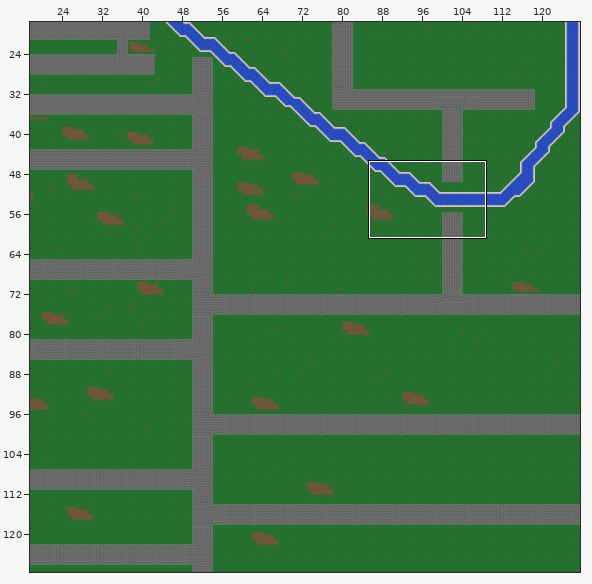
Tiled map, stored at Tiled/EssenMap.tmx. Above: a wide view before the commit, with the close-up outlined.
Close-up. Old version:
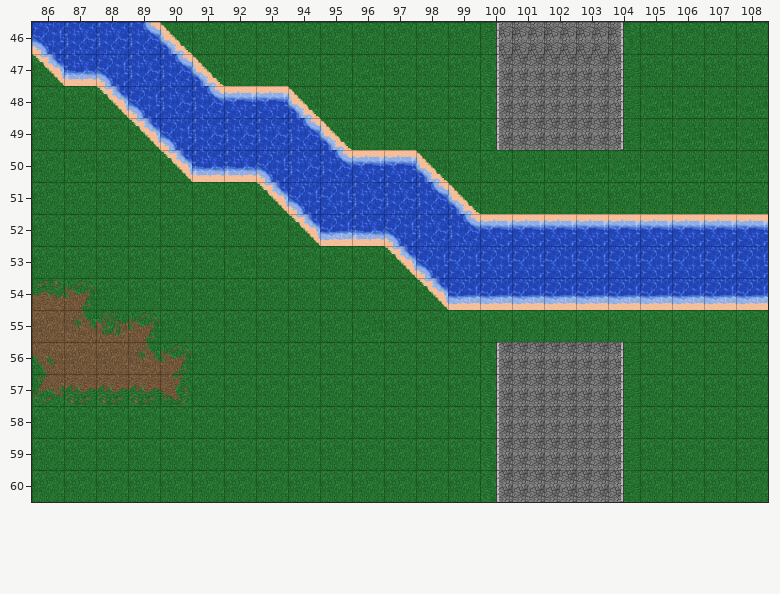
Cells are 64x64 px. Shown: x 86..108, y 46..60. The commit also changed other parts of the map, which this record leaves out.
The result:
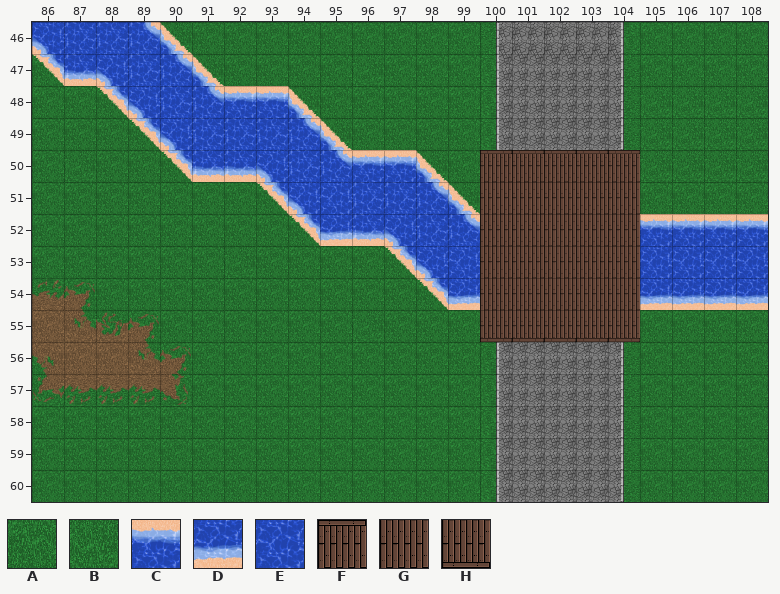
Key: from "Outdoors": A 2, B 2 turned 180, C 56 turned 180, D 57 turned 180, E 66 turned 180, F 69 turned 90, G 70 turned 90, H 71 turned 90.
_ is an empty cell.
Edits made:
Layer "Background":
Tile A gives way to tile F in row 50 at x 100.
Tile B gives way to tile F in row 50 at x 101 to 104.
Tile A gives way to tile G in row 51 at x 100 to 104.
Tile C gives way to tile G in row 52 at x 100 to 104.
Tile D gives way to tile G in row 54 at x 100 to 104.
Tile E gives way to tile G in row 53 at x 100 to 104.
Tile A gives way to tile H in row 55 at x 100 to 104.
Pixel boxes of the changes (left, top, right, bottom) in both close-ups:
changed: (480, 150, 640, 342)
